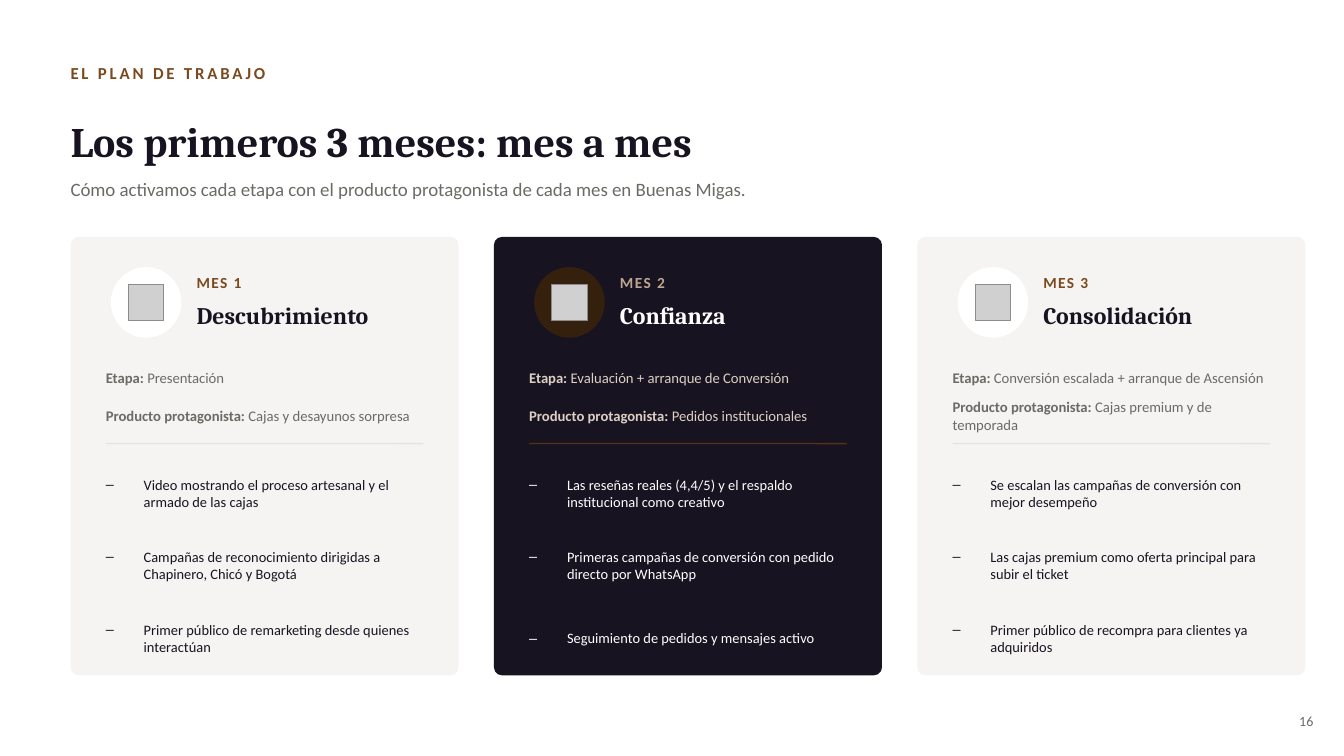
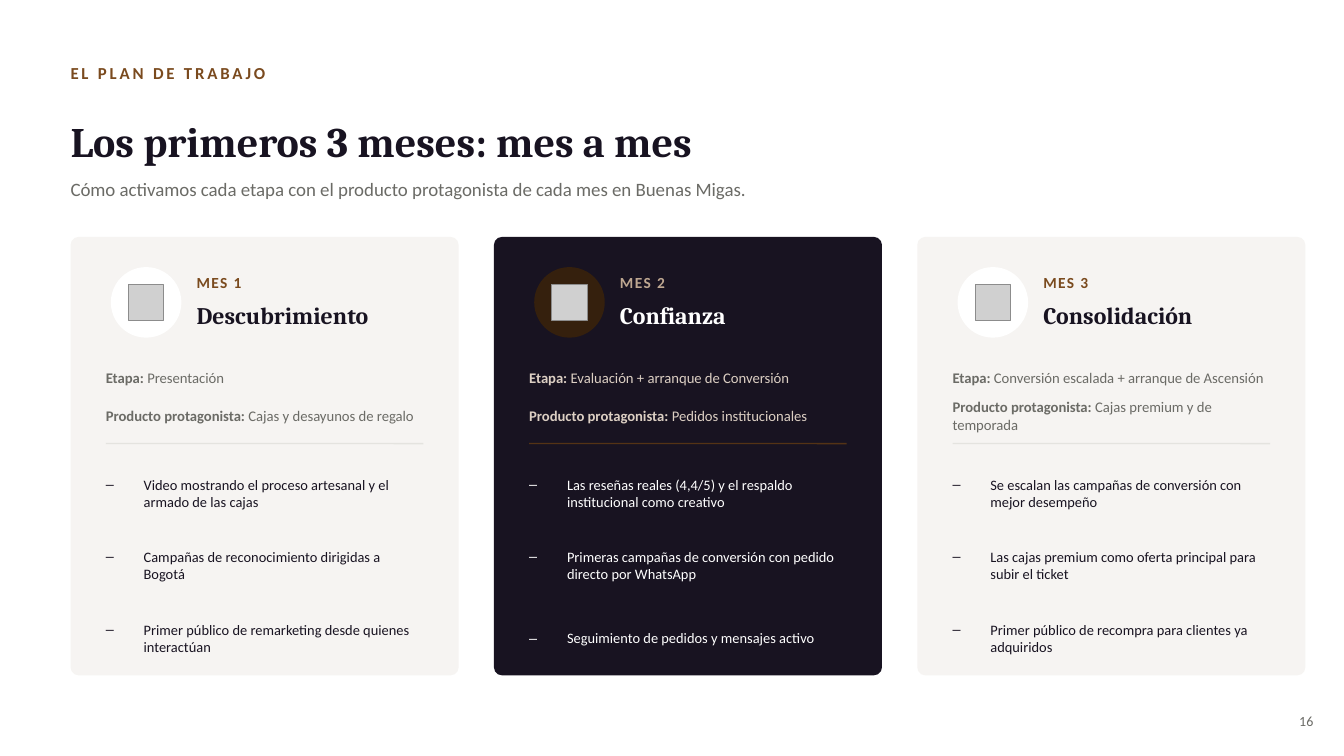
Before and after one commit to rozoerik-eng/Presentaciones-y-varios, a slide deck: slide 16 of Panadería Buenas Migas - Estrategia Meta Ads/Buenas_Migas_Meta_Ads.pptx. Drawn at 1344x756 pixels with LibreOffice and Linux fonts; fonts in the diff are those of the drawing; grey boxes stand for pictures. Boxes give left, top, right and bottom in pixels: in the first picture for what was removed or moved away, otherwise in the second. Text is boxed around its words. In the diff, an @@ line names an element or a change of style, - is before the commit and + after.

```diff
--- a/Panadería Buenas Migas - Estrategia Meta Ads/Buenas_Migas_Meta_Ads.pptx
+++ b/Panadería Buenas Migas - Estrategia Meta Ads/Buenas_Migas_Meta_Ads.pptx
@@ text at (106,410,414,424): text changed @@
-Producto protagonista: Cajas y desayunos sorpresa
+Producto protagonista: Cajas y desayunos de regalo
@@ text at (144,552,380,582): text changed @@
-– Campañas de reconocimiento dirigidas a Chapinero, Chicó y Bogotá
+– Campañas de reconocimiento dirigidas a Bogotá
```
Also in this commit, not shown: 6 other slides changed.
